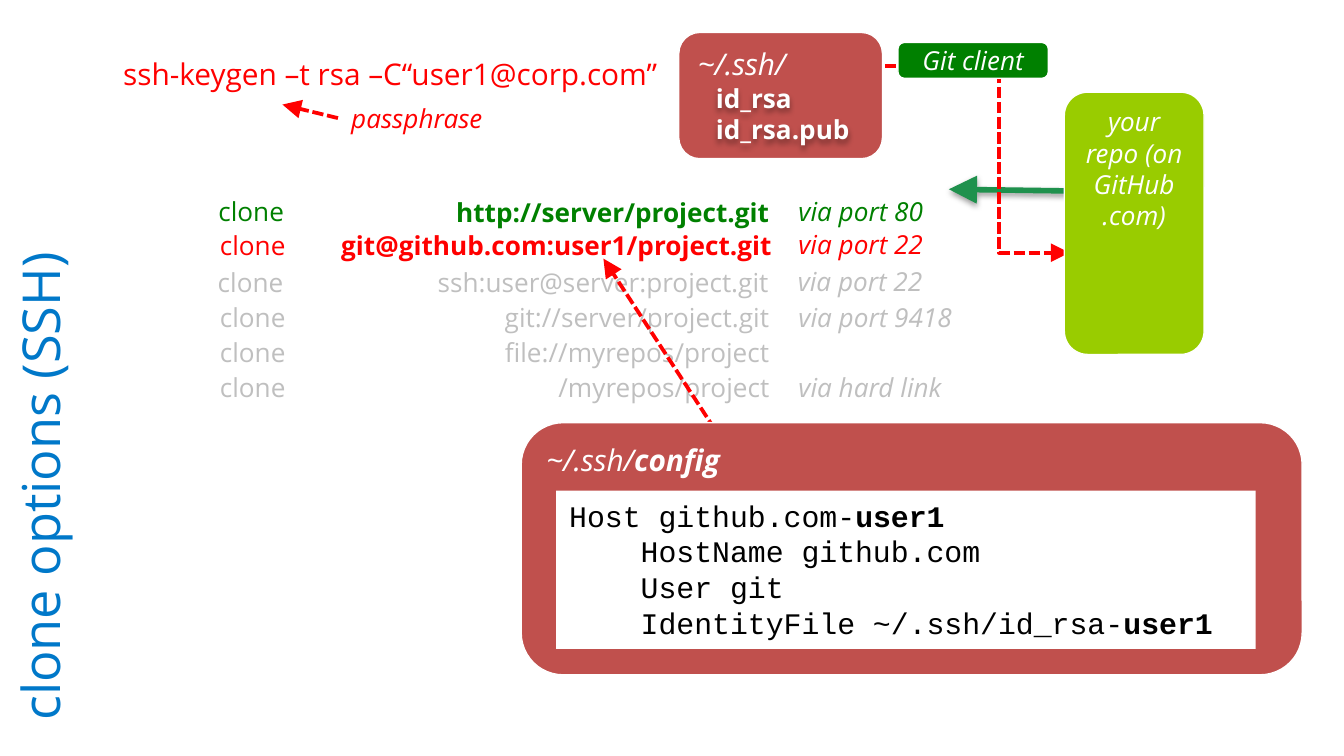
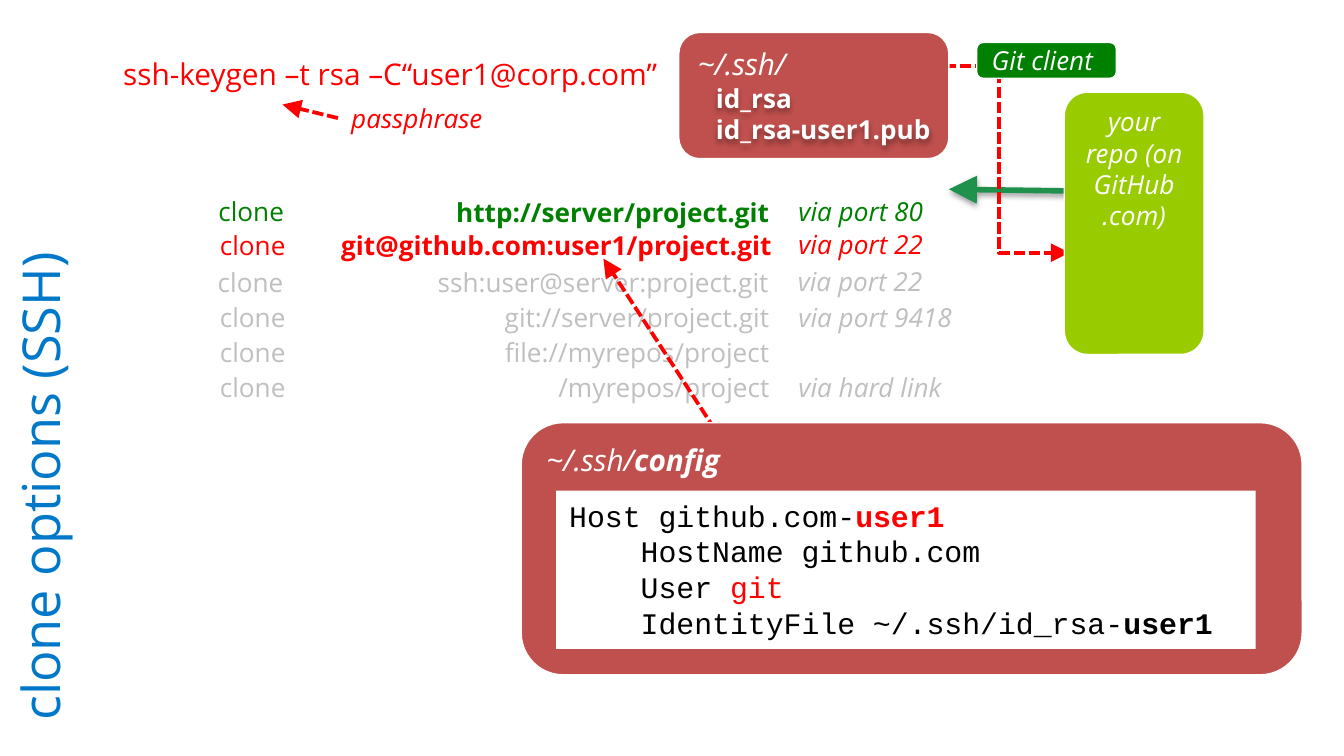
Before and after one commit to rkuma183/wilsonmar.github.io, a slide deck: slide 14 of fig/Git_with_Github_v80_2016.09.09a_wm.pptx (slide 13 before the commit). Drawn at 1344x756 pixels with LibreOffice and Linux fonts; fonts in the diff are those of the drawing. Boxes give left, top, right and bottom in pixels: in the first picture for what was removed or moved away, otherwise in the second. Text is boxed around its words. In the diff, an @@ line names an element or a change of style, - is before the commit and + after.

```diff
--- a/fig/Git_with_Github_v80_2016.09.09a_wm.pptx
+++ b/fig/Git_with_Github_v80_2016.09.09a_wm.pptx
@@ rounded rectangle "~/.ssh/": place and size @@
-rounded rectangle "~/.ssh/" at [679, 32, 883, 159]
+rounded rectangle "~/.ssh/" at [679, 32, 949, 159]
@@ rounded rectangle "Git client": place and size @@
-rounded rectangle "Git client" at [898, 43, 1048, 79]
+rounded rectangle "Git client" at [977, 43, 1117, 79]
@@ rounded rectangle "Git client" at [977, 43, 1117, 79]: alignment centre to left @@
@@ text at [716, 119, 931, 145]: text changed @@
-id_rsa.pub
+id_rsa-user1.pub
@@ text in rectangle at [569, 505, 945, 604]: text colour #000000 to #FF0000 in "github.com-user1", "git" @@
```
Also in this commit, not shown: 4 other slides changed, 1 slide added, 5 other files.
